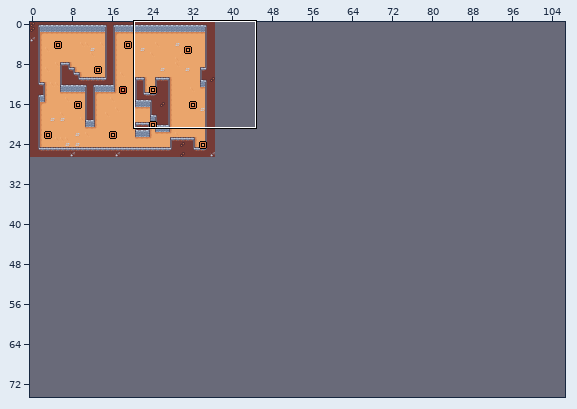
Two states of a LDtk project, data/map/world.ldtk. Above: a wide view before the commit, with the close-up outlined.
Close-up. The starting point:
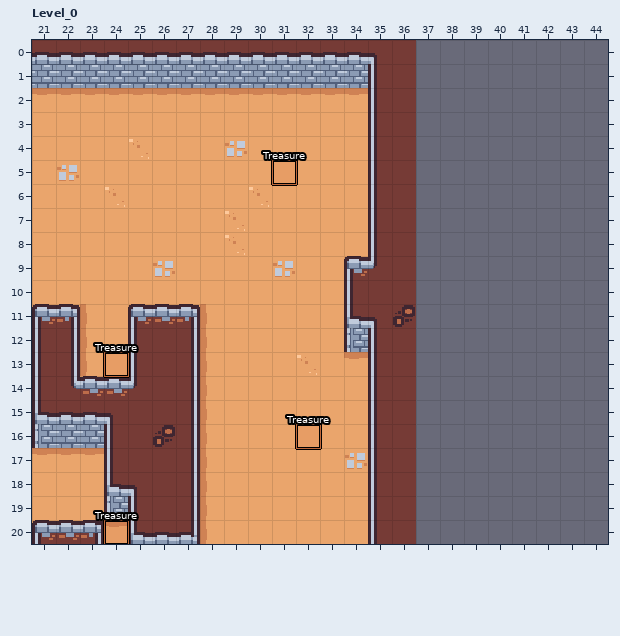
Cells are 16x16 px. Shown: Level_0 x 21..44, y 0..20. The commit also changed other parts of the map, which this record leaves out. The old version is drawn lined up with the new one.
New version:
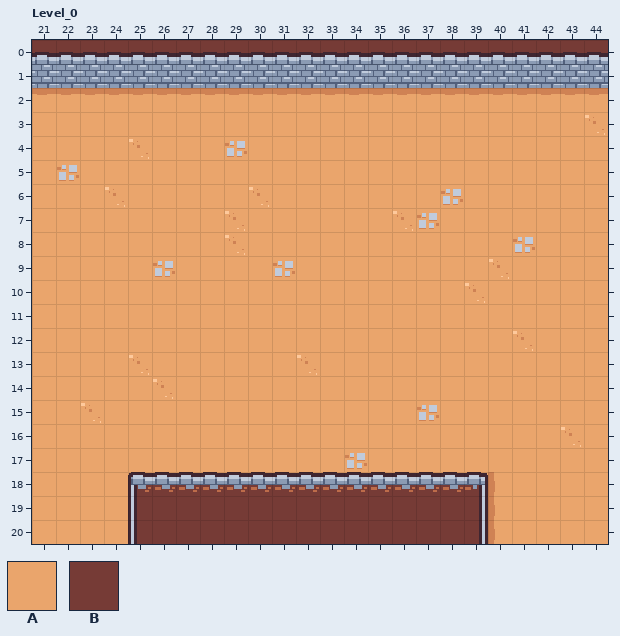
Key: from "Background": A 1 "Floor", B 2 "Walls".
_ is an empty cell, . an unchanged one.
Objects are placed by their top-left corner, in cells (3,4 is the top-left corner of cell 3,4); size is 1x1 cell unless given.
What changed:
map size 37x27 -> 107x75 cells
--- layer "Background"
@@ x 21..44 @@
- 0 ................________
- 1 ................________
- 2 ..............BB________
- 3 ..............BB________
- 4 ..............BB________
- 5 ..............BB________
- 6 ..............BB________
- 7 ..............BB________
- 8 ..............BB________
- 9 .............BBB________
-10 .............BBB________
-11 BB..BBB......BBB________
-12 BB..BBB......BBB________
-13 BB..BBB.......BB________
-14 BBBBBBB.......BB________
-15 BBBBBBB.......BB________
-16 BBBBBBB.......BB________
-17 ...BBBB.......BB________
-18 ...B...AAAAAAA..________
-19 ...B...AAAAAAA..________
-20 BBB....AAAAAAA..________
+ 0 ................BBBBBBBB
+ 1 ................BBBBBBBB
+ 2 ..............AAAAAAAAAA
+ 3 ..............AAAAAAAAAA
+ 4 ..............AAAAAAAAAA
+ 5 ..............AAAAAAAAAA
+ 6 ..............AAAAAAAAAA
+ 7 ..............AAAAAAAAAA
+ 8 ..............AAAAAAAAAA
+ 9 .............AAAAAAAAAAA
+10 .............AAAAAAAAAAA
+11 AA..AAA......AAAAAAAAAAA
+12 AA..AAA......AAAAAAAAAAA
+13 AA..AAA.......AAAAAAAAAA
+14 AAAAAAA.......AAAAAAAAAA
+15 AAAAAAA.......AAAAAAAAAA
+16 AAAAAAA.......AAAAAAAAAA
+17 ...AAAA.......AAAAAAAAAA
+18 ...A...BBBBBBB..BBBAAAAA
+19 ...A...BBBBBBB..BBBAAAAA
+20 AAA....BBBBBBB..BBBAAAAA
--- layer "Entities"
-"Treasure" rectangle at 24,13
-"Treasure" rectangle at 24,20
-"Treasure" rectangle at 31,5
-"Treasure" rectangle at 32,16
